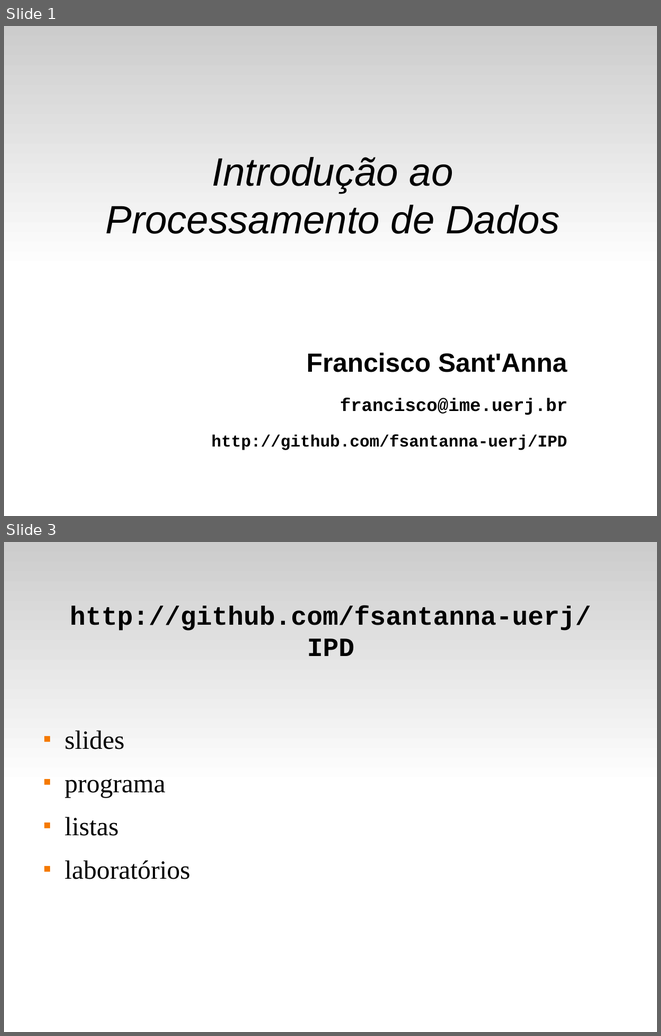
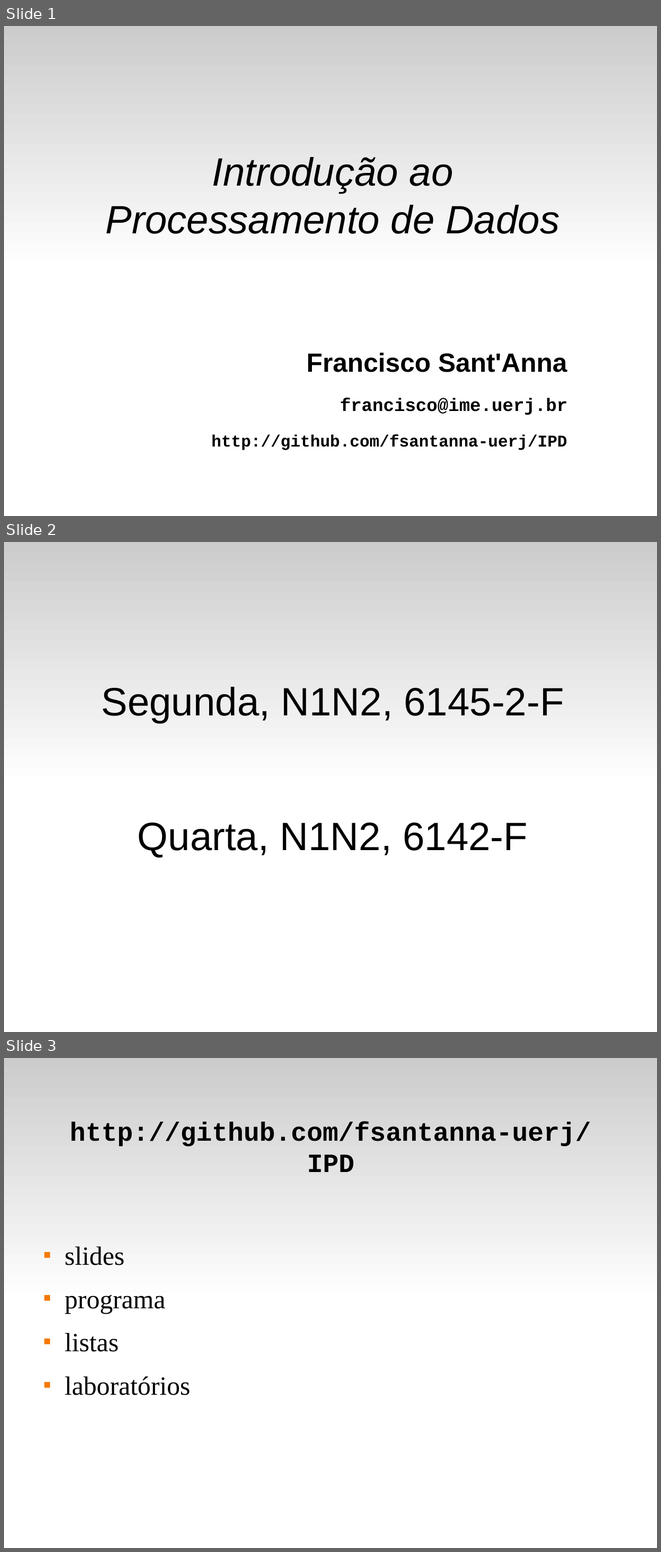
Before and after one commit to fsantanna-uerj/IPD, a slide deck: slides/ipd-00.odp. Shown one above the other, each under a label of ours: slides 1 and 3 before the commit, slides 1, 2 and 3 after it; the slides between them are not shown. The pictures are 661x1036 and 661x1552 pixels, drawn with LibreOffice and Linux fonts; fonts in the diff are those of the drawing. Boxes give left, top, right and bottom in pixels: in the first picture for what was removed or moved away, otherwise in the second. Text is boxed around its words. In the diff, an @@ line names an element or a change of style, - is before the commit and + after.

```diff
--- a/slides/ipd-00.odp
+++ b/slides/ipd-00.odp
@@ slide 2 added at box(4, 542, 657, 1032), background #FFFFFF; not listed: 1 template element that a slide beside it also shows @@
@@ freeform shape added at box(178, 673, 178, 673), fill #99CCFF, outline #FF0000 4.25 pt @@
@@ subtitle added at box(101, 687, 564, 857), 48 pt, text #000000 @@
+Segunda, N1N2, 6145-2-F
+Quarta, N1N2, 6142-F
```
Also in this commit, not shown: 4 slides changed, 6 slides removed, 7 other files.
